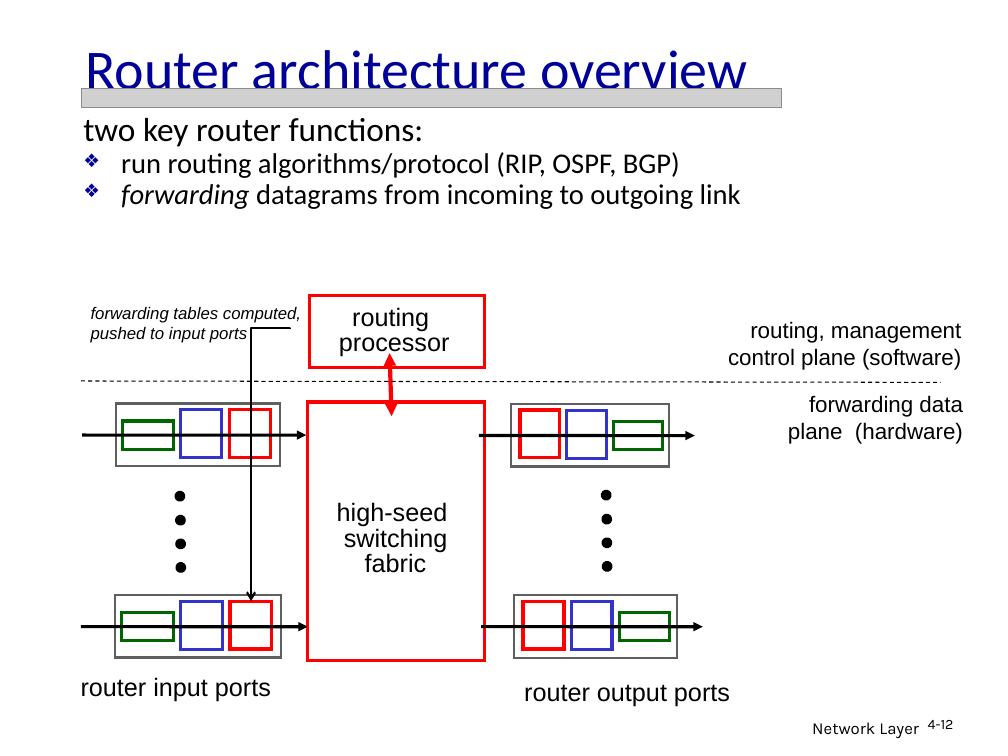
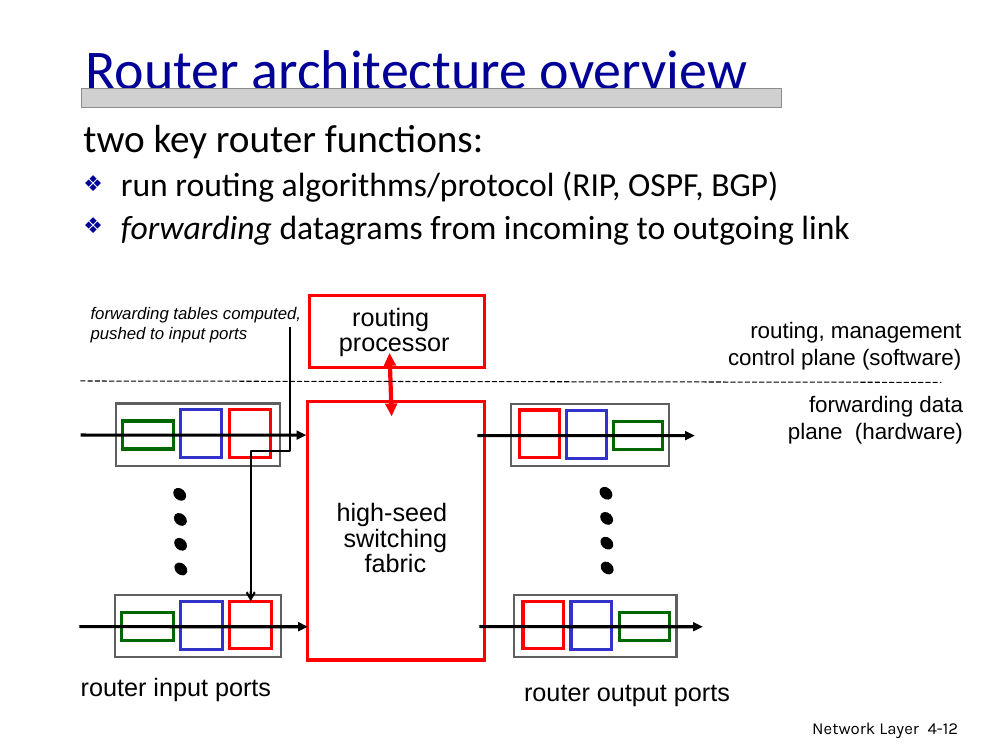
Before and after one commit to tomMoulard/PersonalSite, a slide deck: slide 12 of Main/assignment/network/Lecture_11_Ch04_Network_3.ppt. Drawn at 1008x756 pixels with LibreOffice and Linux fonts; fonts in the diff are those of the drawing; grey boxes stand for pictures. Boxes give left, top, right and bottom in pixels: in the first picture for what was removed or moved away, otherwise in the second. Text is boxed around its words. In the diff, an @@ line names an element or a change of style, - is before the commit and + after.

```diff
--- a/Main/assignment/network/Lecture_11_Ch04_Network_3.ppt
+++ b/Main/assignment/network/Lecture_11_Ch04_Network_3.ppt
@@ text "two key router functions:" at [83, 124, 849, 245]: size 23.8 to 28 pt in "two key router functions:"; size 20.4 to 24 pt in "run routing algorithms/protocol (RIP, OSPF, BGP)", "forwarding datagrams from incoming to outgoing link"; indent changed; line spacing 0.65 to 0.85 @@
@@ elbow arrow (289, 329) - (251, 601): route changed @@
@@ line (81, 381) - (941, 382): stroke #000000 0.74 pt dashed to #000000 0.74 pt @@
@@ page number at [928, 723, 958, 734]: size 10.2 to 12 pt; line spacing 0.9 to 1 @@
```
Also in this commit, not shown: 55 other slides changed, 2 other files.
